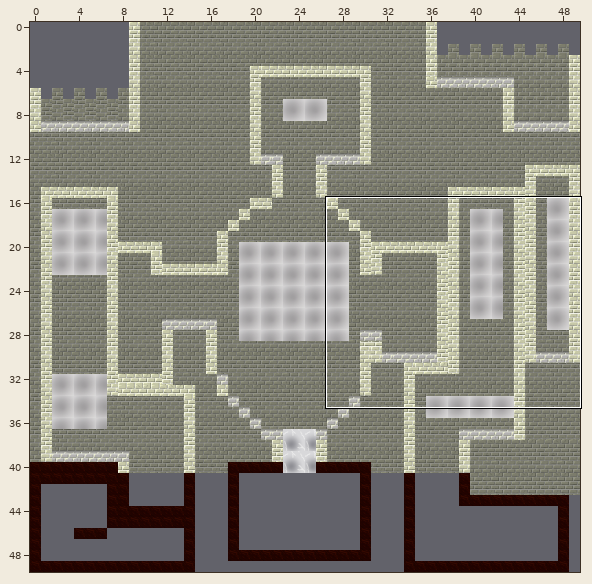
Tiled map: tiled/premierNiveau.tmx. The picture above shows the old version from afar; the outline marks the close-up.
Close-up. Old version:
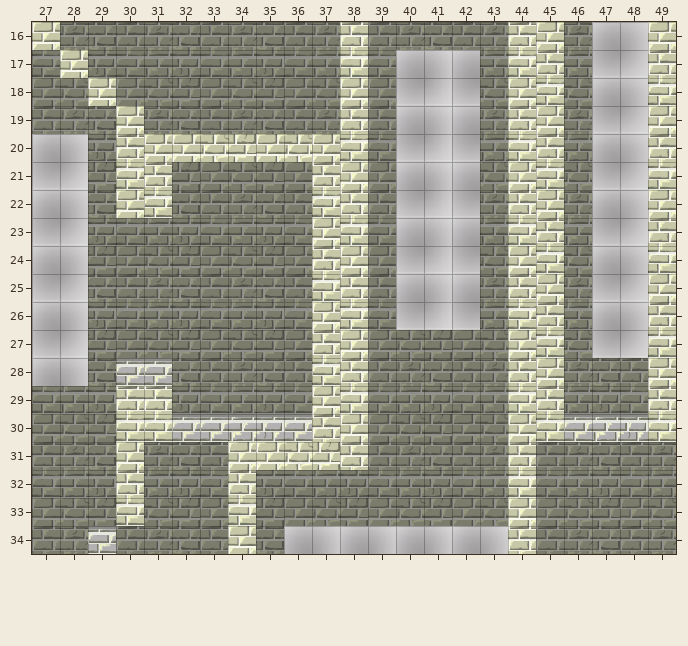
Cells are 32x32 px. Shown: x 27..49, y 16..34. The commit also changed other parts of the map, which this record leaves out.
New version:
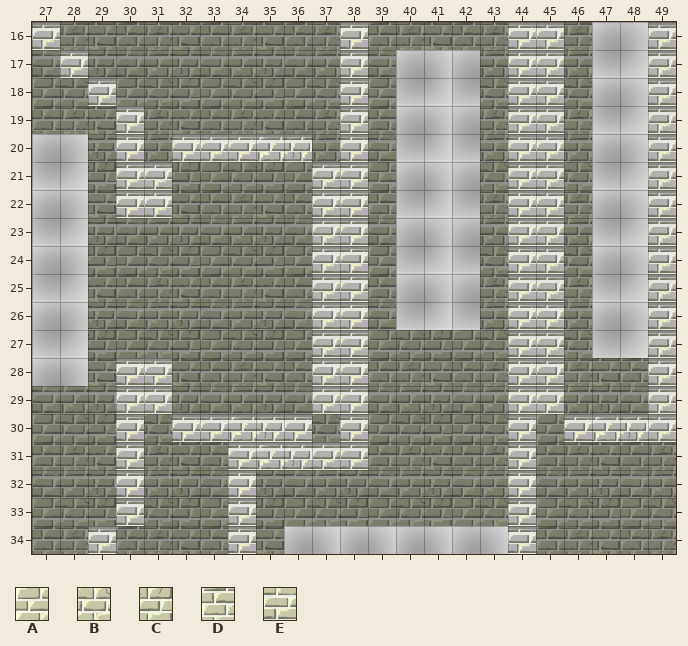
Key: from "tileset": A 0, B 1, C 2, D 50, E 100.
_ is an empty cell.
Diff:
Layer "deco" (now hidden):
y 16: x 27 A -> _; x 38 D -> _; x 44..45 DA -> __; x 49 A -> _
y 17: x 28 A -> _; x 38 E -> _; x 44..45 ED -> __; x 49 D -> _
y 18: x 29 A -> _; x 38 A -> _; x 44..45 AE -> __; x 49 E -> _
y 19: x 30 A -> _; x 38 D -> _; x 44..45 DA -> __; x 49 A -> _
y 20: x 30..38 DAABCABAE -> _________; x 44..45 ED -> __; x 49 D -> _
y 21: x 30..31 ED -> __; x 37..38 DA -> __; x 44..45 AE -> __; x 49 E -> _
y 22: x 30..31 AE -> __; x 37..38 ED -> __; x 44..45 DA -> __; x 49 A -> _
y 23: x 37..38 AE -> __; x 44..45 ED -> __; x 49 D -> _
y 24: x 37..38 DA -> __; x 44..45 AE -> __; x 49 E -> _
y 25: x 37..38 ED -> __; x 44..45 DA -> __; x 49 A -> _
y 26: x 37..38 AE -> __; x 44..45 ED -> __; x 49 D -> _
y 27: x 37..38 DA -> __; x 44..45 AE -> __; x 49 E -> _
y 28: x 37..38 ED -> __; x 44..45 DA -> __; x 49 A -> _
y 29: x 30..31 DD -> __; x 37..38 AE -> __; x 44..45 ED -> __; x 49 D -> _
y 30: x 30..31 EE -> __; x 37..38 DA -> __; x 44..45 AE -> __; x 49 E -> _
y 31: x 30 A -> _; x 34..38 AABCD -> _____; x 44 D -> _
y 32: x 30 D -> _; x 34 D -> _; x 44 E -> _
y 33: x 30 E -> _; x 34 E -> _; x 44 A -> _
y 34: x 34 A -> _; x 44 D -> _
Where, in picture pixels (left, top, right, bottom), the same in both close-ups:
removed: (32, 22, 368, 554)
removed: (508, 22, 564, 554)
removed: (648, 22, 676, 441)
